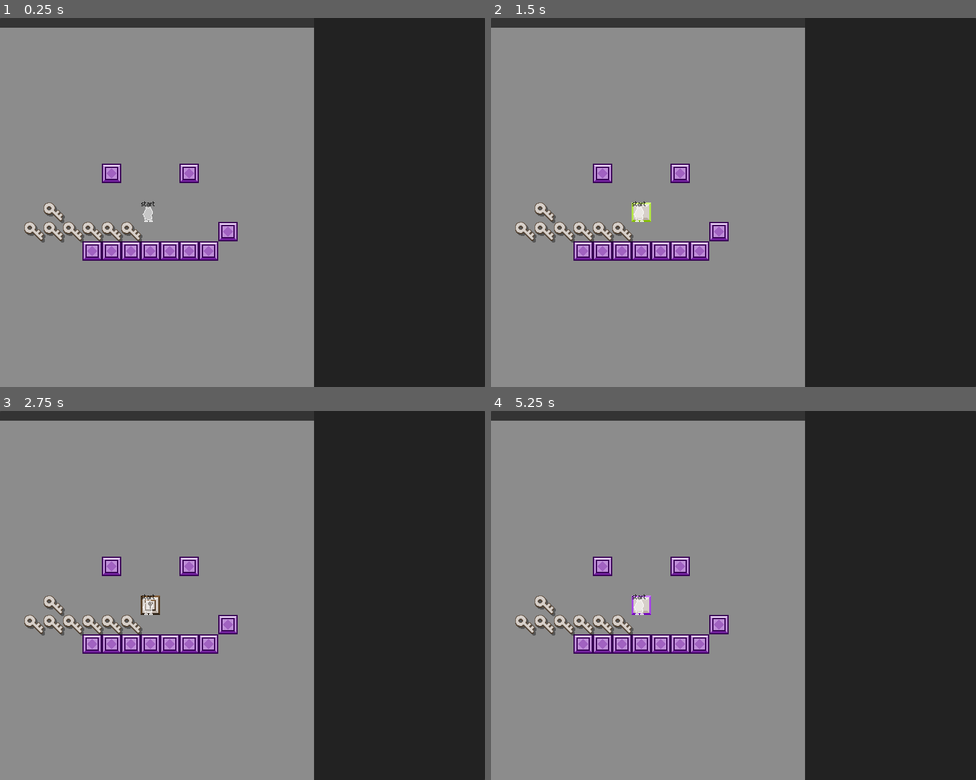
Above: before the commit, frames 1-4 (two rows, left to right).
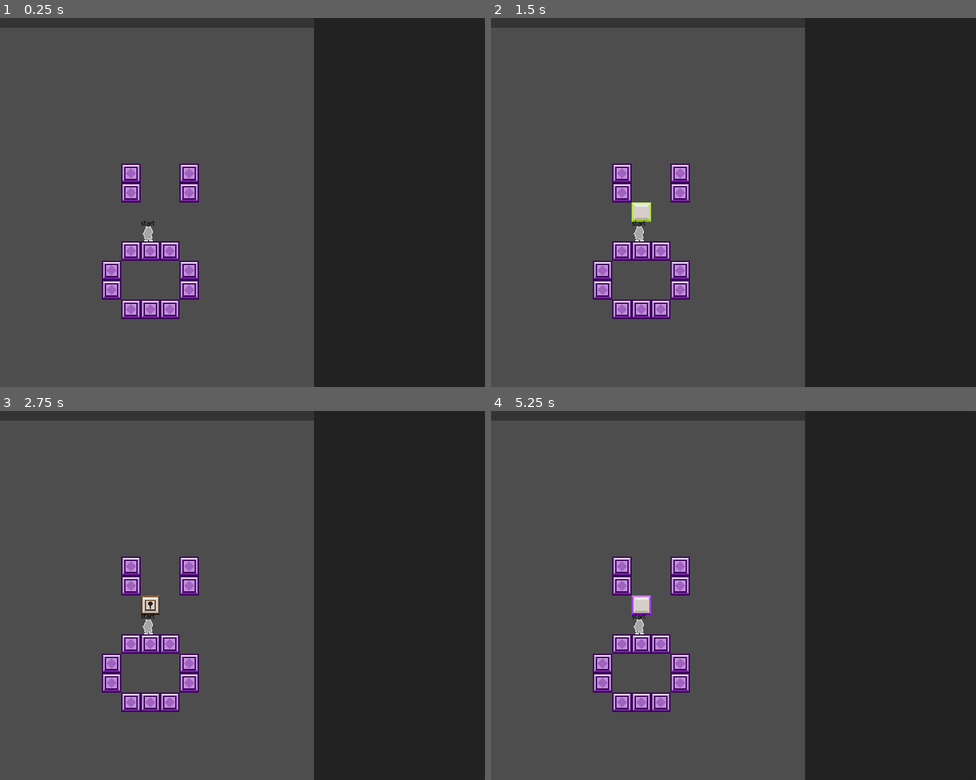
Above: after the commit, the same moments.

Repository: L4Vo5/i-wanna-lockpick-editor
Game: Godot game, scene res://editor/editor.tscn
Two runs of this game, one before a commit and one after it. Both use one fixed random seed, a clock stepped at 60 frames per second and the inputs below.
Inputs (mouse positions are in pixels of both pictures, inside the frame that each line leads up to):
- Up to frame 1 (0.25 s): no input
- Up to frame 2 (1.5 s): tap Enter at 0.5 s; move the mouse to (641, 213) at 0.52 s; hold Right (right) 0.53-1.28 s; hold Up (fast) 0.53-1.28 s; click (641, 213) at 0.67 s; tap Shift (jump) at 0.77 s; tap R (restart) at 1.25 s; hold Left (left) from 1.28 s (still down); tap S (i-view) at 1.35 s; click (641, 213) at 1.42 s
- Up to frame 3 (2.75 s): tap Shift (jump) at 1.52 s; tap R (restart) at 2 s; release Left (left) at 2.03 s; hold Right (right) from 2.03 s (still down); tap A (keypad) at 2.1 s; click (150, 606) at 2.17 s
- Up to frame 4 (5.25 s): tap R (restart) at 2.75, 3.5, 4.15, 4.25 s; tap X (master) at 2.85 s; click (641, 606) at 2.92 s; tap Shift (jump) at 3.02, 3.77, 4.52 s; release Right (right) at 3.53 s; hold Down (slow) 3.53-4.28 s; hold Left (left) from 3.53 s (still down); click (641, 606) at 3.67 s; tap Up (fast) at 4.35 s; click (641, 606) at 4.42 s; tap S (i-view) at 5.1 s; click (641, 606) at 5.17 s

The runs differ from the first frame. In frame 1, 62% of the frame differs, in the area x 0-65%, y 2-100%; in frame 2, 62%; in frame 3, 62%; in frame 4, 62%.

Commit message:
0.0.2.0 update!

Diff:
--- a/data/level_data.gd
+++ b/data/level_data.gd
@@ -59,12 +59,16 @@
 # For my own reference lol
 const VERSIONS_LIST := [
 	"0.0.1.0",
-	"0.0.1.1" # Current
+	"0.0.1.1",
+	"0.0.1.2",
+	"0.0.2.0", # Current
 ]
 # Versions that are fully compatible with the current one
 const COMPATIBLE_VERSIONS := [
 	"0.0.1.0",
-	"0.0.1.1"
+	"0.0.1.1",
+	"0.0.1.2",
+	"0.0.2.0", # Current
 ]
 func check_version() -> void:
 	if has_been_loaded: return
--- a/default_bus_layout.tres
+++ b/default_bus_layout.tres
@@ -1,7 +1,6 @@
 [gd_resource type="AudioBusLayout" format=3 uid="uid://c12f2125b3ilm"]
 
 [resource]
-bus/0/volume_db = -2.11474
 bus/1/name = &"Music"
 bus/1/solo = false
 bus/1/mute = false
--- a/editor/door_editor.gd
+++ b/editor/door_editor.gd
@@ -50,6 +50,12 @@
 	real_copies.get_line_edit().expand_to_text_length = true
 	imaginary_copies.get_line_edit().expand_to_text_length = true
 
+	color_choice.clear()
+	for key in Enums.COLOR_NAMES.keys():
+		if key == Enums.colors.none: continue
+		color_choice.add_item(Enums.COLOR_NAMES[key].capitalize(), key)
+
+
 	ice_button.tooltip_text = "Ice curse, broken with 1 red key or more."
 	erosion_button.tooltip_text = "Erosion curse, broken with 5 green keys or more."
 	paint_button.tooltip_text = "Paint curse, broken with 3 blue keys or more."
@@ -66,16 +72,14 @@
 	imaginary_copies.value_changed.connect(_update_door_amount.unbind(1))
 	color_choice.item_selected.connect(_update_door_color.unbind(1))
 
-	color_choice.clear()
-	for key in Enums.COLOR_NAMES.keys():
-		if key == Enums.colors.none: continue
-		color_choice.add_item(Enums.COLOR_NAMES[key].capitalize(), key)
-
 	add_lock.pressed.connect(_add_new_lock)
-
 	_set_to_door_data()
 
+# This avoids signals changing the door data while it's being set here
+# Fixes, for example, doors with sizes of 64x64 changing the width to 64, which calls _update_door_size, which sets the height to the default of 32
+var _setting_to_data := false
 func _set_to_door_data() -> void:
+	_setting_to_data = true
 	ice_button.button_pressed = door_data.get_curse(Enums.curse.ice)
 	erosion_button.button_pressed = door_data.get_curse(Enums.curse.erosion)
 	paint_button.button_pressed = door_data.get_curse(Enums.curse.paint)
@@ -88,18 +92,22 @@
 	color_choice.selected = color_choice.get_item_index(door_data.outer_color)
 
 	_regen_lock_editors()
+	_setting_to_data = false
 
 func set_curse(val: bool, which: Enums.curse) -> void:
 	door_data.set_curse(which, val)
 
 func _update_door_size() -> void:
+	if _setting_to_data: return
 	door_data.size = Vector2i(roundi(width.value), roundi(height.value))
 	_update_lock_editors_door_size()
 
 func _update_door_amount() -> void:
+	if _setting_to_data: return
 	door_data.amount.set_to(int(real_copies.value), int(imaginary_copies.value))
 
 func _update_door_color() -> void:
+	if _setting_to_data: return
 	door_data.outer_color = color_choice.get_item_id(color_choice.selected)
 
 func _regen_lock_editors() -> void:
@@ -117,6 +125,7 @@
 	add_lock.text = "Add Lock %d" % i
 
 func _update_lock_editors_door_size() -> void:
+	if _setting_to_data: return
 	for editor in lock_editor_parent.get_children():
 		editor.door_size = door_data.size
 
--- a/editor/editor.tscn
+++ b/editor/editor.tscn
@@ -66,7 +66,7 @@
 grow_horizontal = 2
 grow_vertical = 2
 script = ExtResource("1_244aj")
-level = NodePath("HBoxContainer/VBoxContainer/LevelContainer/LevelContainerInner/Level")
+level = NodePath("HBoxContainer/VBoxContainer/LevelContainer/LevelContainerInner/SubViewportContainer/SubViewport/Level")
 side_container = NodePath("HBoxContainer/HBoxContainer2/RightDock/SideEditorTabs")
 door_editor = NodePath("HBoxContainer/HBoxContainer2/RightDock/SideEditorTabs/Doors")
 key_editor = NodePath("HBoxContainer/HBoxContainer2/RightDock/SideEditorTabs/Keys")
@@ -138,15 +138,16 @@
 expand_to_text_length = true
 context_menu_enabled = false
 
-[node name="LevelContainer" type="Control" parent="HBoxContainer/VBoxContainer" node_paths=PackedStringArray("inner_container", "level", "tile_map", "door_editor", "key_editor", "editor")]
+[node name="LevelContainer" type="Control" parent="HBoxContainer/VBoxContainer" node_paths=PackedStringArray("inner_container", "level", "level_viewport", "tile_map", "door_editor", "key_editor", "editor")]
 clip_contents = true
 layout_mode = 2
 size_flags_horizontal = 3
 size_flags_vertical = 3
 script = ExtResource("2_4nmqi")
 inner_container = NodePath("LevelContainerInner")
-level = NodePath("LevelContainerInner/Level")
-tile_map = NodePath("LevelContainerInner/Level/TileMap")
+level = NodePath("LevelContainerInner/SubViewportContainer/SubViewport/Level")
+level_viewport = NodePath("LevelContainerInner/SubViewportContainer/SubViewport")
+tile_map = NodePath("LevelContainerInner/SubViewportContainer/SubViewport/Level/TileMap")
 door_editor = NodePath("../../HBoxContainer2/RightDock/SideEditorTabs/Doors")
 key_editor = NodePath("../../HBoxContainer2/RightDock/SideEditorTabs/Keys")
 editor = NodePath("../../..")
@@ -198,18 +199,23 @@
 collision_mask = 0
 in_keypad = true
 
-[node name="Fill" parent="HBoxContainer/VBoxContainer/LevelContainer/LevelContainerInner/GhostKey" index="2"]
-modulate = Color(0.839216, 0.811765, 0.788235, 1)
-
-[node name="Number" parent="HBoxContainer/VBoxContainer/LevelContainer/LevelContainerInner/GhostKey" index="9"]
-theme_override_colors/font_color = Color(0.921569, 0.890196, 0.866667, 1)
-theme_override_colors/font_shadow_color = Color(0.211765, 0.188235, 0.160784, 1)
-theme_override_colors/font_outline_color = Color(0.921569, 0.890196, 0.866667, 1)
-
 [node name="GuiInputGrabber" parent="HBoxContainer/VBoxContainer/LevelContainer/LevelContainerInner/GhostKey" index="11"]
 mouse_filter = 2
 
-[node name="Level" parent="HBoxContainer/VBoxContainer/LevelContainer/LevelContainerInner" instance=ExtResource("5_t6w1l")]
+[node name="SubViewportContainer" type="SubViewportContainer" parent="HBoxContainer/VBoxContainer/LevelContainer/LevelContainerInner"]
+layout_mode = 1
+anchors_preset = 15
+anchor_right = 1.0
+anchor_bottom = 1.0
+grow_horizontal = 2
+grow_vertical = 2
+
+[node name="SubViewport" type="SubViewport" parent="HBoxContainer/VBoxContainer/LevelContainer/LevelContainerInner/SubViewportContainer"]
+handle_input_locally = false
+canvas_item_default_texture_filter = 0
+positional_shadow_atlas_size = 0
+
+[node name="Level" parent="HBoxContainer/VBoxContainer/LevelContainer/LevelContainerInner/SubViewportContainer/SubViewport" instance=ExtResource("5_t6w1l")]
 level_data = ExtResource("6_n1ajy")
 exclude_player = true
 
--- a/editor/level_container.gd
+++ b/editor/level_container.gd
@@ -5,6 +5,7 @@
 
 @export var inner_container: Control
 @export var level: Level
+@export var level_viewport: SubViewport
 
 @export var tile_map: TileMap
 @export var door_editor: DoorEditor
@@ -26,6 +27,7 @@
 	level.door_clicked.connect(_on_door_clicked)
 	level.key_clicked.connect(_on_key_clicked)
 	resized.connect(_on_resized)
+	level_viewport.size = Vector2i(800, 608)
 
 func _on_door_clicked(event: InputEventMouseButton, door: Door) -> void:
 	if editor_data.disable_editing: return
@@ -116,13 +118,16 @@
 	level.place_player_spawn(coord)
 
 func get_mouse_coord(grid_size: int) -> Vector2i:
-	return Vector2i(get_global_mouse_position() - level.global_position) / Vector2i(grid_size, grid_size) * Vector2i(grid_size, grid_size)
+	return Vector2i(get_global_mouse_position() - get_level_pos()) / Vector2i(grid_size, grid_size) * Vector2i(grid_size, grid_size)
 
 func get_mouse_tile_coord(grid_size) -> Vector2i:
-	return Vector2i((get_global_mouse_position() - level.global_position) / Vector2(grid_size, grid_size))
+	return Vector2i((get_global_mouse_position() - get_level_pos()) / Vector2(grid_size, grid_size))
 
 func is_mouse_out_of_bounds() -> bool:
-	var local_pos := get_global_mouse_position() - level.global_position
+	var local_pos := get_global_mouse_position() - get_level_pos()
 	if local_pos.x < 0 or local_pos.y < 0 or local_pos.x >= level.level_data.size.x or local_pos.y >= level.level_data.size.y:
 		return true
 	return false
+
+func get_level_pos() -> Vector2:
+	return level_viewport.get_parent().global_position + level.global_position
--- a/editor/levels/default.tres
+++ b/editor/levels/default.tres
@@ -1,113 +1,31 @@
-[gd_resource type="Resource" script_class="LevelData" load_steps=18 format=3]
+[gd_resource type="Resource" script_class="LevelData" load_steps=2 format=3 uid="uid://b12m5jhti4o55"]
 
-[ext_resource type="Script" path="res://data/complex_number.gd" id="1_jy0tt"]
 [ext_resource type="Script" path="res://data/level_data.gd" id="1_yd7bo"]
-[ext_resource type="Script" path="res://data/key_data.gd" id="2_igrmh"]
-
-[sub_resource type="Resource" id="Resource_ee6yw"]
-script = ExtResource("1_jy0tt")
-real_part = 1
-imaginary_part = 0
-
-[sub_resource type="Resource" id="Resource_oeowo"]
-script = ExtResource("2_igrmh")
-amount = SubResource("Resource_ee6yw")
-type = 0
-color = 1
-position = Vector2i(352, 320)
-
-[sub_resource type="Resource" id="Resource_tkm4s"]
-script = ExtResource("1_jy0tt")
-real_part = 1
-imaginary_part = 0
-
-[sub_resource type="Resource" id="Resource_s1pia"]
-script = ExtResource("2_igrmh")
-amount = SubResource("Resource_tkm4s")
-type = 0
-color = 1
-position = Vector2i(320, 320)
-
-[sub_resource type="Resource" id="Resource_jb7tv"]
-script = ExtResource("1_jy0tt")
-real_part = 1
-imaginary_part = 0
-
-[sub_resource type="Resource" id="Resource_8lsj5"]
-script = ExtResource("2_igrmh")
-amount = SubResource("Resource_jb7tv")
-type = 0
-color = 1
-position = Vector2i(288, 320)
-
-[sub_resource type="Resource" id="Resource_20os4"]
-script = ExtResource("1_jy0tt")
-real_part = 1
-imaginary_part = 0
-
-[sub_resource type="Resource" id="Resource_xxs6i"]
-script = ExtResource("2_igrmh")
-amount = SubResource("Resource_20os4")
-type = 0
-color = 1
-position = Vector2i(256, 320)
-
-[sub_resource type="Resource" id="Resource_jihl3"]
-script = ExtResource("1_jy0tt")
-real_part = 1
-imaginary_part = 0
-
-[sub_resource type="Resource" id="Resource_w7vhp"]
-script = ExtResource("2_igrmh")
-amount = SubResource("Resource_jihl3")
-type = 0
-color = 1
-position = Vector2i(192, 320)
-
-[sub_resource type="Resource" id="Resource_3n3am"]
-script = ExtResource("1_jy0tt")
-real_part = 1
-imaginary_part = 0
-
-[sub_resource type="Resource" id="Resource_dv74n"]
-script = ExtResource("2_igrmh")
-amount = SubResource("Resource_3n3am")
-type = 0
-color = 1
-position = Vector2i(224, 320)
-
-[sub_resource type="Resource" id="Resource_10rrr"]
-script = ExtResource("1_jy0tt")
-real_part = 1
-imaginary_part = 0
-
-[sub_resource type="Resource" id="Resource_lm25t"]
-script = ExtResource("2_igrmh")
-amount = SubResource("Resource_10rrr")
-type = 0
-color = 1
-position = Vector2i(224, 288)
 
 [resource]
 script = ExtResource("1_yd7bo")
-version = "0.0.1.1"
+version = "0.0.2.0"
 doors = Array[Resource("res://data/door_data.gd")]([])
-keys = Array[ExtResource("2_igrmh")]([SubResource("Resource_oeowo"), SubResource("Resource_s1pia"), SubResource("Resource_8lsj5"), SubResource("Resource_xxs6i"), SubResource("Resource_w7vhp"), SubResource("Resource_dv74n"), SubResource("Resource_lm25t")])
+keys = Array[Resource("res://data/key_data.gd")]([])
 size = Vector2i(800, 608)
-player_spawn_position = Vector2i(398, 320)
+player_spawn_position = Vector2i(398, 352)
 custom_lock_arrangements = {}
 tiles = {
 Vector2i(2, 20): true,
 Vector2i(3, 19): true,
 Vector2i(5, 19): true,
-Vector2i(9, 11): true,
-Vector2i(10, 7): true,
-Vector2i(10, 11): true,
+Vector2i(10, 12): true,
+Vector2i(10, 13): true,
+Vector2i(11, 7): true,
+Vector2i(11, 8): true,
 Vector2i(11, 11): true,
+Vector2i(11, 14): true,
 Vector2i(12, 11): true,
+Vector2i(12, 14): true,
 Vector2i(13, 11): true,
+Vector2i(13, 14): true,
 Vector2i(14, 7): true,
-Vector2i(14, 11): true,
-Vector2i(15, 11): true,
-Vector2i(16, 10): true
+Vector2i(14, 8): true,
+Vector2i(14, 12): true,
+Vector2i(14, 13): true
 }
--- a/editor/lock_editor.gd
+++ b/editor/lock_editor.gd
@@ -11,10 +11,12 @@
 		lock_data = val
 		if is_instance_valid(lock_data):
 			lock_data.changed_minimum_size.connect(_update_min_size)
+			if lock_data.size == Vector2i(50, 50):
+				lock_data.changed_size.connect(func(): breakpoint)
 		if not is_ready: await ready
 		arrangement_chooser.lock_data = lock_data
 		lock.lock_data = val
-		set_to_lock()
+		_set_to_lock_data()
 @onready var lock: Lock = %Lock
 @onready var color_choice: OptionButton = %ColorChoice
 @onready var type_choice: OptionButton = %TypeChoice
@@ -46,6 +48,7 @@
 var is_ready := false
 func _ready() -> void:
 	is_ready = true
+
 	delete_button.pressed.connect(func(): delete.emit())
 	width.get_line_edit().add_theme_constant_override(&"minimum_character_width", 2)
 	height.get_line_edit().add_theme_constant_override(&"minimum_character_width", 2)
@@ -76,19 +79,23 @@
 	width.value_changed.connect(_update_lock_size.unbind(1))
 	height.value_changed.connect(_update_lock_size.unbind(1))
 
-	arrangement_chooser.changed_arrangement.connect(_on_arrangement_changed)
-	fit.pressed.connect(_on_arrangement_changed)
+	arrangement_chooser.changed_arrangement.connect(_update_arrangement)
+	fit.pressed.connect(_update_arrangement)
 
 	position_x.value_changed.connect(_update_position.unbind(1))
 	position_y.value_changed.connect(_update_position.unbind(1))
 
-	set_to_lock()
 	lock_n.text = "Lock %d" % lock_number
 
 	fit.editor_description = "Makes the lock as small as possible"
 
+	_set_to_lock_data()
+
+# See _setting_to_data in DoorEditor
+var _setting_to_data := false
 # Sets the different controls to the lockdata's data
-func set_to_lock() -> void:
+func _set_to_lock_data() -> void:
+	_setting_to_data = true
 	color_choice.selected = color_choice.get_item_index(lock_data.color)
 	type_choice.selected = type_choice.get_item_index(lock_data.lock_type)
 	var full_amount := lock_data.get_complex_amount()
@@ -100,23 +107,28 @@
 	width.value = lock_data.size.x
 	height.value = lock_data.size.y
 	# This goes first so changing the position doesn't clamp the locks
-	_update_max_pos()
 	position_x.value = lock_data.position.x
 	position_y.value = lock_data.position.y
+	_setting_to_data = false
+	_update_max_pos()
 
 func _update_min_size() -> void:
+	if _setting_to_data: return
 	if not is_ready: await ready
 	width.min_value = lock_data.minimum_size.x
 	height.min_value = lock_data.minimum_size.y
 
 func _update_lock_size() -> void:
+	if _setting_to_data: return
 	lock_data.size = Vector2i(int(width.value), int(height.value))
 	_update_max_pos()
 
 func _update_lock_color() -> void:
+	if _setting_to_data: return
 	lock_data.color = color_choice.get_item_id(color_choice.selected)
 
 func _update_lock_type() -> void:
+	if _setting_to_data: return
 	lock_data.lock_type = type_choice.get_item_id(type_choice.selected)
 	if lock_data.lock_type == Enums.lock_types.normal:
 		arrangement_chooser.show()
@@ -136,6 +148,7 @@
 
 var last_amount_value := 0
 func _update_lock_amount() -> void:
+	if _setting_to_data: return
 	# special case: amount's value shouldn't be 0
 	if amount.value == 0:
 		if lock_data.sign == Enums.sign.positive:
@@ -161,12 +174,14 @@
 	last_amount_value = int(amount.value)
 
 func _update_is_imaginary() -> void:
+	if _setting_to_data: return
 	if is_imaginary.button_pressed:
 		lock_data.value_type = Enums.value.imaginary
 	else:
 		lock_data.value_type = Enums.value.real
 
 func _update_is_negative() -> void:
+	if _setting_to_data: return
 	if is_negative.button_pressed:
 		lock_data.sign = Enums.sign.negative
 		if amount.value > 0:
@@ -176,18 +191,19 @@
 		if amount.value < 0:
 			amount.value = abs(amount.value)
 
-func _on_arrangement_changed() -> void:
+func _update_arrangement() -> void:
+	if _setting_to_data: return
 	if fit.button_pressed:
 		width.value = lock_data.minimum_size.x
 		height.value = lock_data.minimum_size.y
 
 func _update_position() -> void:
+	if _setting_to_data: return
 	if not is_ready: await ready
-	# Just in case I switch the order of operations, This prevents the bug where locks get bunched up when regenerated.
-	_update_max_pos()
 	lock_data.position = Vector2i(roundi(position_x.value), roundi(position_y.value))
 
 func _update_max_pos() -> void:
+	if _setting_to_data: return
 	if not is_ready: await ready
 	var old_pos := Vector2(position_x.max_value, position_y.max_value)
 	position_x.max_value = door_size.x - lock_data.size.x
--- a/editor/lock_editor.tscn
+++ b/editor/lock_editor.tscn
@@ -63,7 +63,6 @@
 
 [node name="Lock" parent="VBoxContainer/CenterContainer" instance=ExtResource("1_iyvjm")]
 unique_name_in_owner = true
-custom_minimum_size = Vector2(18, 18)
 layout_mode = 2
 lock_data = SubResource("Resource_sgiyv")
 ignore_position = true
--- a/level_elements/doors_locks/door.gd
+++ b/level_elements/doors_locks/door.gd
@@ -281,5 +281,5 @@
 				add_child(debris)
 			else:
 				# TODO: don't put it on the root that's dum
-				get_tree().root.add_child(debris)
+				Global.current_level.add_debris_child(debris)
 			timer.start(20)
--- a/level_elements/keys/key.tscn
+++ b/level_elements/keys/key.tscn
@@ -33,13 +33,15 @@
 height = 25.4556
 
 [sub_resource type="RectangleShape2D" id="RectangleShape2D_i7153"]
-size = Vector2(12.7018, 11.9508)
+size = Vector2(12.7018, 10.5562)
 
 [node name="key" type="Area2D"]
 collision_layer = 8
 collision_mask = 16
 script = ExtResource("1_m20su")
 key_data = SubResource("Resource_ogwck")
+metadata/_edit_vertical_guides_ = [32.0]
+metadata/_edit_horizontal_guides_ = [32.0]
 
 [node name="Shadow" type="Sprite2D" parent="."]
 unique_name_in_owner = true
@@ -80,19 +82,16 @@
 vframes = 4
 
 [node name="CollisionShape2D" type="CollisionShape2D" parent="."]
-visible = false
 position = Vector2(9.5, 10)
 shape = SubResource("CircleShape2D_mb7fb")
 
 [node name="CollisionShape2D2" type="CollisionShape2D" parent="."]
-visible = false
 position = Vector2(21, 21)
 rotation = -0.785398
 shape = SubResource("CapsuleShape2D_kspn0")
 
 [node name="CollisionShape2D3" type="CollisionShape2D" parent="."]
-visible = false
-position = Vector2(23.8418, 20.3201)
+position = Vector2(23.3488, 20.8131)
 rotation = 0.785398
 shape = SubResource("RectangleShape2D_i7153")
 
--- a/level_elements/keys/keypad/key_pad.gd
+++ b/level_elements/keys/keypad/key_pad.gd
@@ -59,3 +59,5 @@
 func update_pos() -> void:
 		if is_instance_valid(Global.current_level):
 			nine_patch_rect.global_position = Global.current_level.global_position + base_offset
+			if Global.in_level_editor:
+				nine_patch_rect.global_position += Global.current_level.get_viewport().get_parent().global_position
--- a/level_elements/level.gd
+++ b/level_elements/level.gd
@@ -64,6 +64,7 @@
 @onready var keys: Node2D = %Keys
 @onready var tile_map: TileMap = %TileMap
 @onready var player_spawn_point: Sprite2D = %PlayerSpawnPoint
+@onready var debris_parent: Node2D = %DebrisParent
 
 # undo/redo actions should be handled somewhere in here, too
 
@@ -106,13 +107,14 @@
 	tile_map.clear()
 
 	# Spawn everything
+	# Player has to go first so the last one is deleted before objects are spawned
+	_spawn_player()
 	for door_data in level_data.doors:
 		_spawn_door(door_data)
 	for key_data in level_data.keys:
 		_spawn_key(key_data)
 	for tile_coord in level_data.tiles:
 		_spawn_tile(tile_coord)
-	_spawn_player()
 
 func _connect_level_data() -> void:
 	if not is_instance_valid(level_data): return
@@ -204,7 +206,9 @@
 
 func _spawn_player() -> void:
 	if is_instance_valid(player):
+		remove_child(player)
 		player.queue_free()
+		player = null
 	if exclude_player: return
 	player = PLAYER.instantiate()
 	player.position = level_data.player_spawn_position
@@ -242,3 +246,6 @@
 		if child is Door:
 			arr.push_back(child)
 	return arr
+
+func add_debris_child(debris: Node) -> void:
+	debris_parent.add_child(debris)
--- a/level_elements/level.tscn
+++ b/level_elements/level.tscn
@@ -24,3 +24,6 @@
 texture = ExtResource("4_ue311")
 centered = false
 offset = Vector2(-13, -34)
+
+[node name="DebrisParent" type="Node2D" parent="."]
+unique_name_in_owner = true
--- a/misc/Global.gd
+++ b/misc/Global.gd
@@ -7,6 +7,7 @@
 var game_version = ProjectSettings.get_setting("application/config/game_version")
 @onready var key_pad: Control = %KeyPad
 @onready var error_dialog: AcceptDialog = %ErrorDialog
+@onready var http_request: HTTPRequest = $HTTPRequest
 
 signal changed_level
 var current_level: Level:
@@ -28,6 +29,43 @@
 	if in_editor:
 		key_pad.hide()
 	set_mode(_current_mode)
+
+	# Look for update...
+	var dl_button := update_dialog.add_button("Download", true)
+	dl_button.pressed.connect(_open_download_page)
+	http_request.request_completed.connect(_http_request_completed)
+
+	var error = http_request.request("https://l4vo5.itch.io/i-wanna-lockpick-editor")
+	if error != OK:
+		push_error("An error occurred in the HTTP request.")
+
+@onready var update_dialog: AcceptDialog = $Update/UpdateDialog
+var newer_version := ""
+func _http_request_completed(result, response_code, headers, body: PackedByteArray):
+	var s := body.get_string_from_ascii()
+	var start := s.find("The current version is ")
+	start += "The current version is ".length()
+	# Gotta find 3 version dots + the final dot:
+	var end := start
+	for i in 4:
+		end = s.find(".", end+1)
+	newer_version = s.substr(start, end - start)
+	inform_newer_version()
+
+func inform_newer_version() -> void:
+	print("Newest version on the itch.io page is %s" % newer_version)
+	if newer_version.naturalnocasecmp_to(Global.game_version) <= 0:
+		print("Newest version is equal or older! won't popup")
+		return
+	var text := "There's an update available: " + newer_version
+	text += "\nCurrent version: " + game_version
+	update_dialog.dialog_text = text
+	update_dialog.popup_centered()
+
+func _open_download_page() -> void:
+	OS.shell_open("https://l4vo5.itch.io/i-wanna-lockpick-editor")
+
+
 
 func _process(delta: float) -> void:
 	time += delta
--- a/misc/Global.tscn
+++ b/misc/Global.tscn
@@ -13,9 +13,18 @@
 unique_name_in_owner = true
 visible = false
 
+[node name="Update" type="CanvasLayer" parent="."]
+layer = 127
+
+[node name="UpdateDialog" type="AcceptDialog" parent="Update"]
+title = "New version available!"
+size = Vector2i(237, 100)
+
 [node name="Priority" type="CanvasLayer" parent="."]
 layer = 128
 
 [node name="ErrorDialog" type="AcceptDialog" parent="Priority"]
 unique_name_in_owner = true
 dialog_autowrap = true
+
+[node name="HTTPRequest" type="HTTPRequest" parent="."]
--- a/project.godot
+++ b/project.godot
@@ -17,7 +17,7 @@
 boot_splash/show_image=false
 boot_splash/fullsize=false
 config/icon="res://icon.png"
-config/game_version="0.0.1.1"
+config/game_version="0.0.2.0"
 
 [autoload]
 
Not shown: 4 places in editor/editor.tscn that only renumber resources
